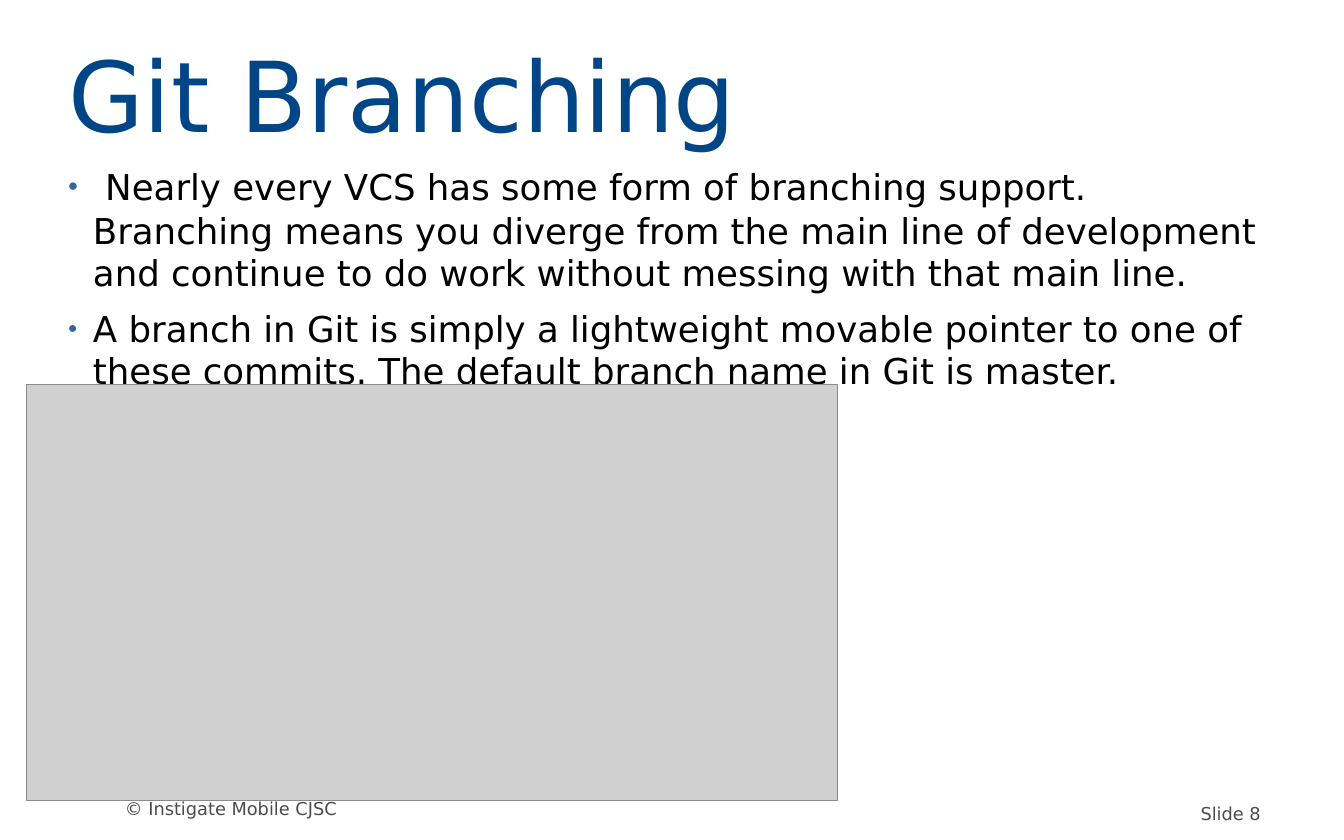
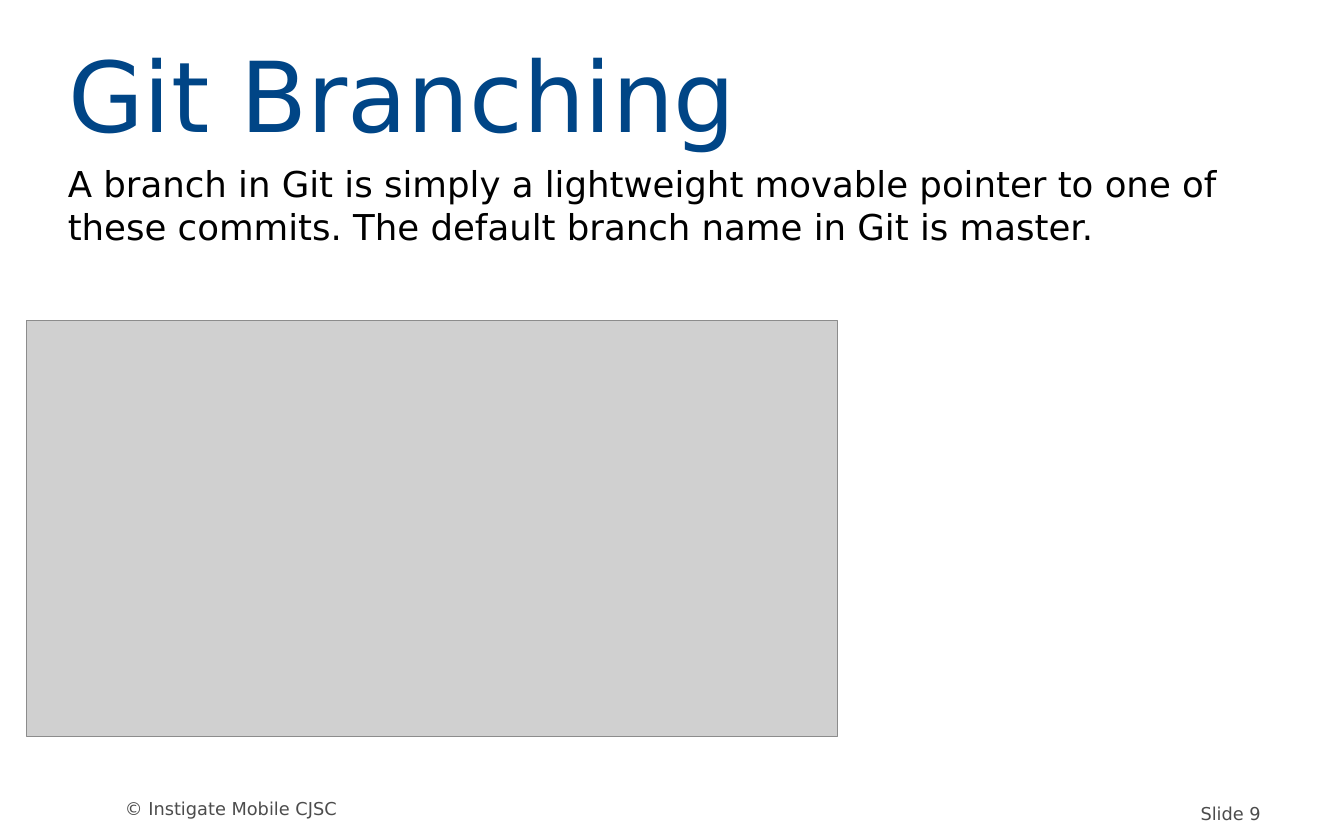
Before and after one commit to MariamP/myRepo, a slide deck: slide 9 of GIT.odp (slide 8 before the commit). Drawn at 1344x840 pixels with LibreOffice and Linux fonts; fonts in the diff are those of the drawing; grey boxes stand for pictures; background and template pictures are left out. Boxes give left, top, right and bottom in pixels: in the first picture for what was removed or moved away, otherwise in the second. Text is boxed around its words. In the diff, an @@ line names an element or a change of style, - is before the commit and + after.

```diff
--- a/GIT.odp
+++ b/GIT.odp
@@ subtitle "A branch in Git is ..." at [68, 170, 1216, 241]: bullet ● to none @@
@@ subtitle at [93, 173, 1255, 294]: paragraph removed @@
-● Nearly every VCS has some form of branching support. Branching means you diverge from the main line of development and continue to do work without messing with that main line.
@@ picture: place and size @@
-picture at [27, 384, 837, 800]
+picture at [27, 320, 837, 736]
@@ page number at [1201, 806, 1260, 821]: text changed @@
-Slide 8
+Slide 9
```
Also in this commit, not shown: 6 other slides changed, 2 slides added.
